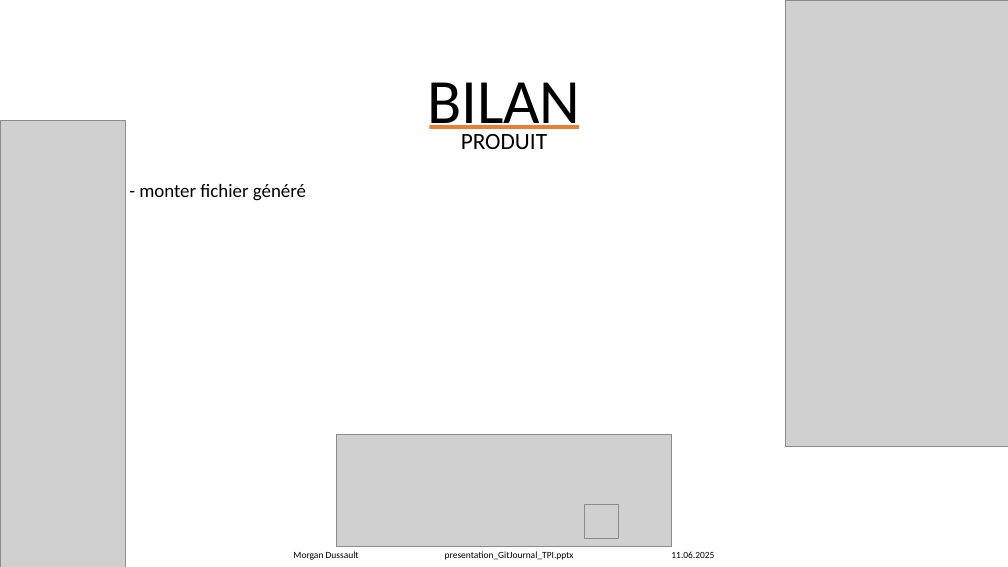
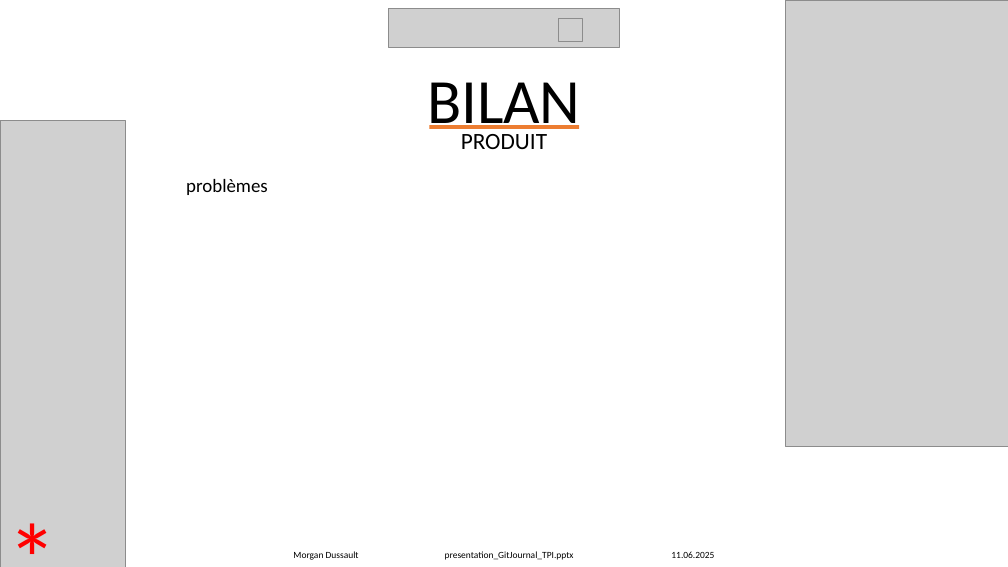
Before and after one commit to Morgan-DD/GitJournal, a slide deck: slide 31 of presentation/presentation_GitJournal_TPI.pptx (slide 25 before the commit). Drawn at 1008x567 pixels with LibreOffice and Linux fonts; fonts in the diff are those of the drawing; grey boxes stand for pictures. Boxes give left, top, right and bottom in pixels: in the first picture for what was removed or moved away, otherwise in the second. Text is boxed around its words. In the diff, an @@ line names an element or a change of style, - is before the commit and + after.

```diff
--- a/presentation/presentation_GitJournal_TPI.pptx
+++ b/presentation/presentation_GitJournal_TPI.pptx
@@ picture: place and size @@
-picture at [337,435,672,547]
+picture at [389,9,619,48]
@@ picture: place and size @@
-picture at [584,504,618,538]
+picture at [559,18,582,42]
@@ text at [186,179,268,195]: text changed @@
-- monter fichier généré
+problèmes
@@ text added at [0,491,67,567], 96 pt, text #FF0000 @@
+*
```
Also in this commit, not shown: 24 other slides changed, 8 slides added, 14 other files.
